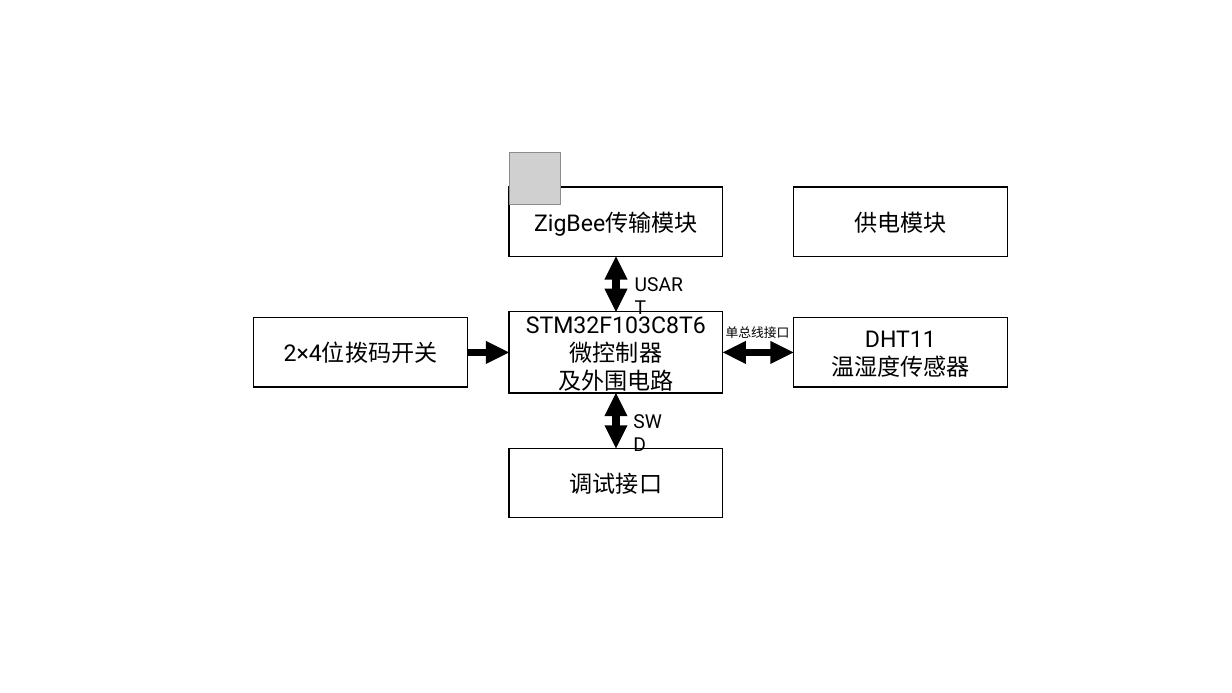
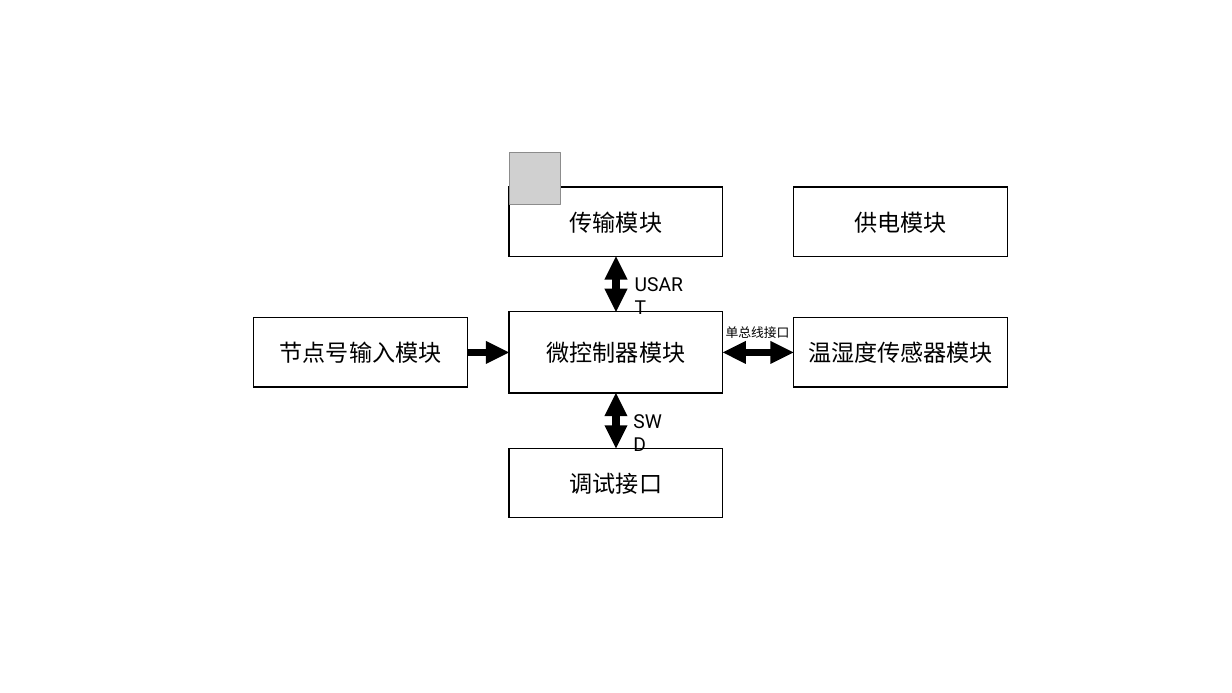
Before and after one commit to wangzilinn/Graduation_project, a slide deck: slide 1 of Doc/毕业论文/Img/框图.pptx. Drawn at 1232x693 pixels with LibreOffice and Linux fonts; fonts in the diff are those of the drawing; grey boxes stand for pictures. Boxes give left, top, right and bottom in pixels: in the first picture for what was removed or moved away, otherwise in the second. Text is boxed around its words. In the diff, an @@ line names an element or a change of style, - is before the commit and + after.

Commit message:
累计多次更新： 实现了Modbus传JSON 对modbus EVENT进行互斥量包裹 提取出所有callback 将文件名修改为模块

```diff
--- a/Doc/毕业论文/Img/框图.pptx
+++ b/Doc/毕业论文/Img/框图.pptx
@@ text in rectangle at [570, 211, 662, 233]: text changed @@
-ZigBee传输模块
+传输模块
@@ text in rectangle at [280, 341, 442, 363]: text changed @@
-2×4位拨码开关
+节点号输入模块
@@ text in rectangle at [547, 341, 686, 363]: text changed @@
-STM32F103C8T6
-微控制器
-及外围电路
+微控制器模块
@@ text in rectangle at [808, 341, 993, 363]: text changed @@
-DHT11
-温湿度传感器
+温湿度传感器模块
```
Also in this commit, not shown: 4 other slides changed, 50 other files.
